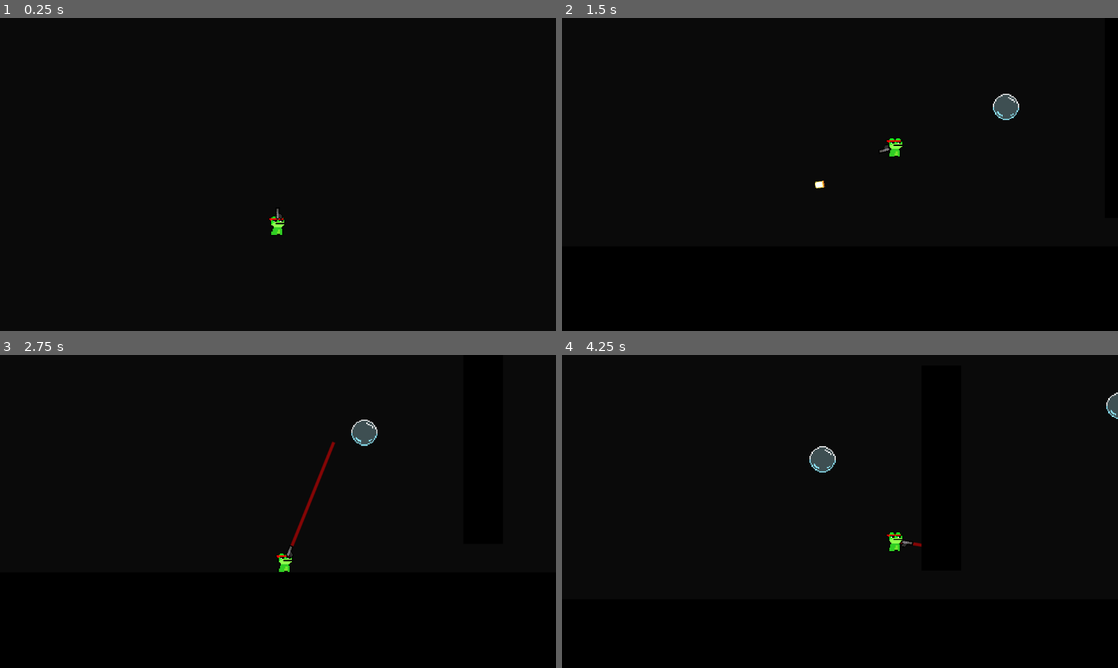
Above: before the commit, frames 1-4 (two rows, left to right).
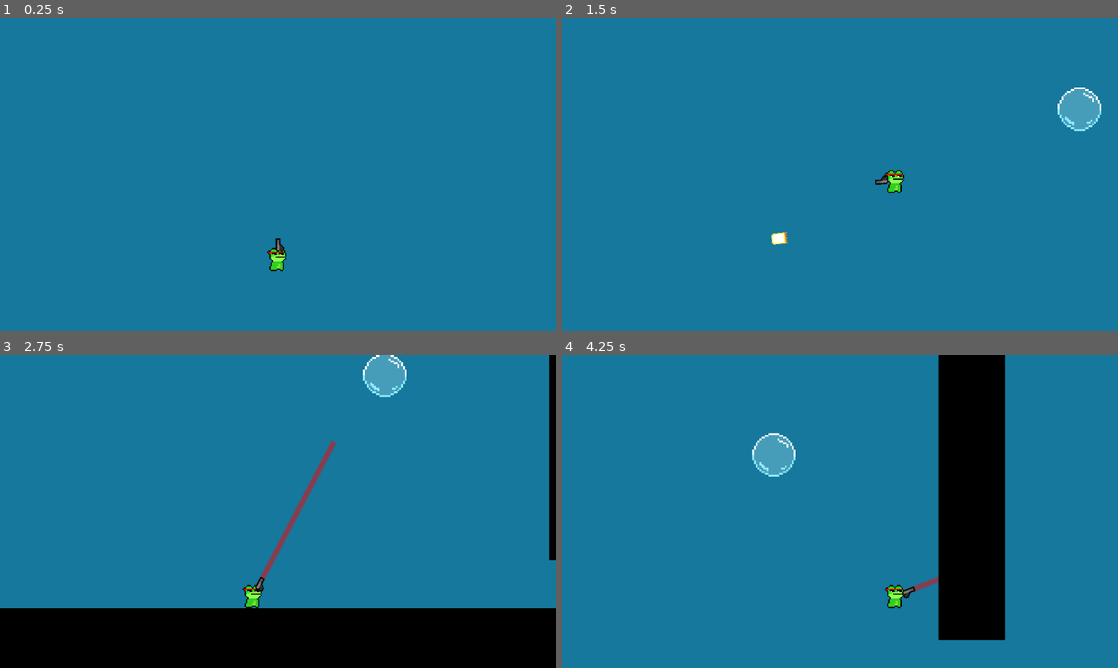
Above: after the commit, the same moments.

Repository: DylanMather2004/Gunphibian
Game: Godot game, scene res://Scenes/Test Scenes/test_map_1.tscn
The game is run twice, just before and just after one commit, with the same random seed, the same clock (stepped at 60 frames per second) and the same inputs. The project has no main scene, so this scene is started directly.
Inputs (mouse positions are in pixels of both pictures, inside the frame that each line leads up to):
- Up to frame 1 (0.25 s): no input
- Up to frame 2 (1.5 s): move the mouse to (962, 158) at 0.52 s; hold Right mouse button (Lick) 0.53-1.28 s; hold D (Right) from 0.53 s (still down); tap Space (Jump) at 0.77 s; move the mouse to (728, 190) at 1.27 s; click (728, 190) at 1.35 s
- Up to frame 3 (2.75 s): tap Space (Jump) at 1.52 s; move the mouse to (333, 442) at 2.02 s; release D (Right) at 2.03 s; hold A (Left) from 2.03 s (still down); hold Right mouse button (Lick) from 2.03 s (still down)
- Up to frame 4 (4.25 s): move the mouse to (812, 574) at 2.77 s; release A (Left) at 2.78 s; release Right mouse button (Lick) at 2.78 s; hold D (Right) from 2.78 s (still down); click (812, 574) at 2.85 s; tap Space (Jump) at 3.02, 3.77 s; move the mouse to (1006, 558) at 3.52 s; hold Right mouse button (Lick) from 3.53 s (still down)

The runs differ from the first frame. In frame 1, 100% of the frame differs, in the area x 0-100%, y 0-100%; in frame 2, 100%; in frame 3, 80%; in frame 4, 89%.

Commit message:
New tileset created
- Created new tileset in asperite
- Created Collision Polygons for each tile
- Rescaled the player and enemy assets
- Tweaked player movement values to fit the new scale

Diff:
--- a/Scenes/Levels/Level 1.tscn
+++ b/Scenes/Levels/Level 1.tscn
@@ -1,3 +1,66 @@
-[gd_scene format=3 uid="uid://l0it6ilr8erk"]
+[gd_scene load_steps=6 format=3 uid="uid://l0it6ilr8erk"]
+
+[ext_resource type="Texture2D" uid="uid://bbux61q8qlcrt" path="res://Art/Tilesets/Grass-002.png" id="2_fy4gc"]
+[ext_resource type="PackedScene" uid="uid://cydm7urjdntlb" path="res://Scenes/Prefabs/Characters/player.tscn" id="2_qc2w8"]
+[ext_resource type="PackedScene" uid="uid://74qvrk8yt17x" path="res://Scenes/Prefabs/Characters/Enemies/snail.tscn" id="3_f2bri"]
+
+[sub_resource type="TileSetAtlasSource" id="TileSetAtlasSource_3md8i"]
+texture = ExtResource("2_fy4gc")
+texture_region_size = Vector2i(32, 32)
+0:0/0 = 0
+0:0/0/physics_layer_0/linear_velocity = Vector2(0, 0)
+0:0/0/physics_layer_0/angular_velocity = 0.0
+0:0/0/physics_layer_0/polygon_0/points = PackedVector2Array(-16, -16, 16, -16, 16, 16, -16, 16)
+1:0/0 = 0
+1:0/0/physics_layer_0/linear_velocity = Vector2(0, 0)
+1:0/0/physics_layer_0/angular_velocity = 0.0
+1:0/0/physics_layer_0/polygon_0/points = PackedVector2Array(16, 16, 16, -16, -16, -16, -16, 16)
+2:0/0 = 0
+2:0/0/physics_layer_0/linear_velocity = Vector2(0, 0)
+2:0/0/physics_layer_0/angular_velocity = 0.0
+2:0/0/physics_layer_0/polygon_0/points = PackedVector2Array(-16, -16, 16, -16, 16, 16, -16, 16)
+0:1/0 = 0
+0:1/0/physics_layer_0/linear_velocity = Vector2(0, 0)
+0:1/0/physics_layer_0/angular_velocity = 0.0
+0:1/0/physics_layer_0/polygon_0/points = PackedVector2Array(-16, -16, 16, -16, 16, 16, -16, 16)
+1:1/0 = 0
+1:1/0/physics_layer_0/linear_velocity = Vector2(0, 0)
+1:1/0/physics_layer_0/angular_velocity = 0.0
+1:1/0/physics_layer_0/polygon_0/points = PackedVector2Array(-16, -16, 16, -16, 16, 16, -16, 16)
+2:1/0 = 0
+2:1/0/physics_layer_0/linear_velocity = Vector2(0, 0)
+2:1/0/physics_layer_0/angular_velocity = 0.0
+2:1/0/physics_layer_0/polygon_0/points = PackedVector2Array(-16, -16, 16, -16, 16, 16, -16, 16)
+0:2/0 = 0
+0:2/0/physics_layer_0/linear_velocity = Vector2(0, 0)
+0:2/0/physics_layer_0/angular_velocity = 0.0
+0:2/0/physics_layer_0/polygon_0/points = PackedVector2Array(-16, -16, 16, -16, 16, 16, -16, 16)
+1:2/0 = 0
+1:2/0/physics_layer_0/linear_velocity = Vector2(0, 0)
+1:2/0/physics_layer_0/angular_velocity = 0.0
+1:2/0/physics_layer_0/polygon_0/points = PackedVector2Array(-16, -16, 16, -16, 16, 16, -16, 16)
+2:2/0 = 0
+2:2/0/physics_layer_0/linear_velocity = Vector2(0, 0)
+2:2/0/physics_layer_0/angular_velocity = 0.0
+2:2/0/physics_layer_0/polygon_0/points = PackedVector2Array(-16, -16, 16, -16, 16, 16, -16, 16)
+
+[sub_resource type="TileSet" id="TileSet_k60ef"]
+tile_size = Vector2i(32, 32)
+physics_layer_0/collision_layer = 1
+sources/0 = SubResource("TileSetAtlasSource_3md8i")
 
 [node name="Level1" type="Node2D"]
+
+[node name="Player" parent="." instance=ExtResource("2_qc2w8")]
+position = Vector2(92, 117)
+move_speed = 150
+jump_height = 280
+fling_force = 200
+
+[node name="TileMap" type="TileMap" parent="."]
+tile_set = SubResource("TileSet_k60ef")
+format = 2
+layer_0/tile_data = PackedInt32Array(262144, 0, 0, 262145, 65536, 0, 262146, 65536, 0, 262147, 65536, 0, 262148, 65536, 0, 327680, 0, 2, 327681, 65536, 2, 327682, 65536, 2, 327683, 65536, 2, 327684, 65536, 2, 262149, 65536, 0, 262150, 65536, 0, 262151, 131072, 1, 262152, 65536, 1, 262153, 65536, 1, 262154, 65536, 1, 262155, 65536, 1, 262156, 65536, 1, 327685, 65536, 2, 327686, 65536, 2, 327687, 65536, 2, 327688, 65536, 2, 327689, 65536, 2, 327690, 65536, 2, 327691, 65536, 2, 327692, 131072, 2, 196615, 0, 0, 196619, 65536, 0, 196618, 65536, 0, 196617, 65536, 0, 196616, 65536, 0, 196620, 131072, 0)
+
+[node name="Snail" parent="." instance=ExtResource("3_f2bri")]
+position = Vector2(379, 84)
--- a/Scenes/Prefabs/Characters/Enemies/snail.tscn
+++ b/Scenes/Prefabs/Characters/Enemies/snail.tscn
@@ -4,13 +4,13 @@
 [ext_resource type="Texture2D" uid="uid://tpl5ld3xptle" path="res://Art/Characters/Snail.png" id="2_u582e"]
 
 [sub_resource type="SegmentShape2D" id="SegmentShape2D_ioib5"]
-b = Vector2(-22, 0)
+b = Vector2(-21, 0)
 
 [sub_resource type="RectangleShape2D" id="RectangleShape2D_v0xbw"]
-size = Vector2(30, 22)
+size = Vector2(23, 15)
 
 [sub_resource type="RectangleShape2D" id="RectangleShape2D_lvsga"]
-size = Vector2(32, 23)
+size = Vector2(23, 15)
 
 [node name="Snail" type="CharacterBody2D" groups=["Enemy"]]
 script = ExtResource("1_i84f6")
@@ -18,7 +18,6 @@
 
 [node name="Sprite2D" type="Sprite2D" parent="."]
 z_index = 1
-scale = Vector2(1.5, 1.5)
 texture = ExtResource("2_u582e")
 hframes = 2
 
@@ -29,13 +28,13 @@
 shape = SubResource("SegmentShape2D_ioib5")
 
 [node name="CollisionShape2D" type="CollisionShape2D" parent="."]
-position = Vector2(1, -2)
+position = Vector2(0.5, -1.5)
 shape = SubResource("RectangleShape2D_v0xbw")
 
 [node name="Hurtbox" type="Area2D" parent="."]
 
 [node name="CollisionShape2D" type="CollisionShape2D" parent="Hurtbox"]
-position = Vector2(1, -2.5)
+position = Vector2(0.5, -1.5)
 shape = SubResource("RectangleShape2D_lvsga")
 
 [connection signal="body_entered" from="Sprite2D/Area2D" to="." method="_on_area_2d_body_entered"]
--- a/Scenes/Prefabs/Characters/player.tscn
+++ b/Scenes/Prefabs/Characters/player.tscn
@@ -7,37 +7,7 @@
 [ext_resource type="PackedScene" uid="uid://oem1otp5oyxl" path="res://Scenes/Prefabs/Projectiles/bullet.tscn" id="4_wv51l"]
 
 [sub_resource type="RectangleShape2D" id="RectangleShape2D_v3why"]
-size = Vector2(18, 27)
-
-[sub_resource type="Animation" id="Animation_r4tan"]
-resource_name = "base"
-tracks/0/type = "value"
-tracks/0/imported = false
-tracks/0/enabled = true
-tracks/0/path = NodePath("Sprite2D:modulate")
-tracks/0/interp = 1
-tracks/0/loop_wrap = true
-tracks/0/keys = {
-"times": PackedFloat32Array(0, 1),
-"transitions": PackedFloat32Array(1, 1),
-"update": 0,
-"values": [Color(1, 1, 1, 1), Color(1, 1, 1, 1)]
-}
-
-[sub_resource type="Animation" id="Animation_7fjqd"]
-length = 0.001
-tracks/0/type = "value"
-tracks/0/imported = false
-tracks/0/enabled = true
-tracks/0/path = NodePath("Sprite2D:modulate")
-tracks/0/interp = 1
-tracks/0/loop_wrap = true
-tracks/0/keys = {
-"times": PackedFloat32Array(0),
-"transitions": PackedFloat32Array(1),
-"update": 0,
-"values": [Color(1, 1, 1, 1)]
-}
+size = Vector2(18, 19)
 
 [sub_resource type="Animation" id="Animation_ecwdy"]
 resource_name = "Hurt"
@@ -72,6 +42,36 @@
 "values": [Color(1, 1, 1, 1), Color(1, 1, 1, 0.176471), Color(1, 1, 1, 1)]
 }
 
+[sub_resource type="Animation" id="Animation_7fjqd"]
+length = 0.001
+tracks/0/type = "value"
+tracks/0/imported = false
+tracks/0/enabled = true
+tracks/0/path = NodePath("Sprite2D:modulate")
+tracks/0/interp = 1
+tracks/0/loop_wrap = true
+tracks/0/keys = {
+"times": PackedFloat32Array(0),
+"transitions": PackedFloat32Array(1),
+"update": 0,
+"values": [Color(1, 1, 1, 1)]
+}
+
+[sub_resource type="Animation" id="Animation_r4tan"]
+resource_name = "base"
+tracks/0/type = "value"
+tracks/0/imported = false
+tracks/0/enabled = true
+tracks/0/path = NodePath("Sprite2D:modulate")
+tracks/0/interp = 1
+tracks/0/loop_wrap = true
+tracks/0/keys = {
+"times": PackedFloat32Array(0, 1),
+"transitions": PackedFloat32Array(1, 1),
+"update": 0,
+"values": [Color(1, 1, 1, 1), Color(1, 1, 1, 1)]
+}
+
 [sub_resource type="AnimationLibrary" id="AnimationLibrary_wc21y"]
 _data = {
 "Hurt": SubResource("Animation_ecwdy"),
@@ -83,13 +83,12 @@
 [node name="Player" type="CharacterBody2D" groups=["Player"]]
 script = ExtResource("1_d4tga")
 move_speed = 200
-jump_height = 200
+jump_height = 500
 gravity = 400
 acceleration = 0.5
 friction = 0.2
 
 [node name="Sprite2D" type="Sprite2D" parent="."]
-scale = Vector2(1.5, 1.5)
 texture = ExtResource("2_b3twc")
 
 [node name="CollisionShape2D" type="CollisionShape2D" parent="."]
@@ -101,16 +100,16 @@
 bullet_pref = ExtResource("4_wv51l")
 
 [node name="Pistol-001" type="Sprite2D" parent="Pistol"]
-position = Vector2(17, 1)
-scale = Vector2(1.5, 1.5)
+position = Vector2(12, 1)
 texture = ExtResource("3_nhhut")
 
 [node name="Firepoint" type="Node2D" parent="Pistol"]
-position = Vector2(26, 0)
+position = Vector2(17, 0)
 
 [node name="Camera2D" type="Camera2D" parent="."]
 position = Vector2(0, -70)
-zoom = Vector2(1.5, 1.5)
+zoom = Vector2(2.5, 2.5)
+position_smoothing_speed = 4.0
 drag_horizontal_enabled = true
 drag_vertical_enabled = true
 drag_top_margin = 0.5
--- a/Scenes/Prefabs/World/bubble.tscn
+++ b/Scenes/Prefabs/World/bubble.tscn
@@ -1,6 +1,6 @@
 [gd_scene load_steps=3 format=3 uid="uid://bmht2rmdlk4ia"]
 
-[ext_resource type="Texture2D" uid="uid://cuye6klbgj8ue" path="res://Art/Bubble-001.png" id="1_5xocf"]
+[ext_resource type="Texture2D" uid="uid://cuye6klbgj8ue" path="res://Art/Scenery/Bubble-001.png" id="1_5xocf"]
 
 [sub_resource type="CircleShape2D" id="CircleShape2D_fd0bl"]
 radius = 18.4391
--- a/Scripts/Character Scripts/Player.gd
+++ b/Scripts/Character Scripts/Player.gd
@@ -39,6 +39,7 @@
 	else:
 		velocity.x=lerp(velocity.x,0.0,friction)
 	velocity.y+=gravity*delta
+
 
 	if Input.is_action_just_released("Lick"):
 		Engine.time_scale = 1
--- a/project.godot
+++ b/project.godot
@@ -67,4 +67,4 @@
 [rendering]
 
 textures/canvas_textures/default_texture_filter=0
-environment/defaults/default_clear_color=Color(0.0383972, 0.0383972, 0.0383972, 1)
+environment/defaults/default_clear_color=Color(0.0814856, 0.472428, 0.613207, 1)
Binary file removed: Art/Door-001.png
Renamed: Art/Bubble-001.png -> Art/Scenery/Bubble-001.png
Not shown, changed: Art/Scenery/Bubble-001.png.import
Binary file added: Art/Tilesets/Grass-001.png
Not shown, added: Art/Tilesets/Grass-001.png.import
Binary file added: Art/Tilesets/Grass-002.png
Not shown, changed: Art/Tilesets/Grass-002.png.import
